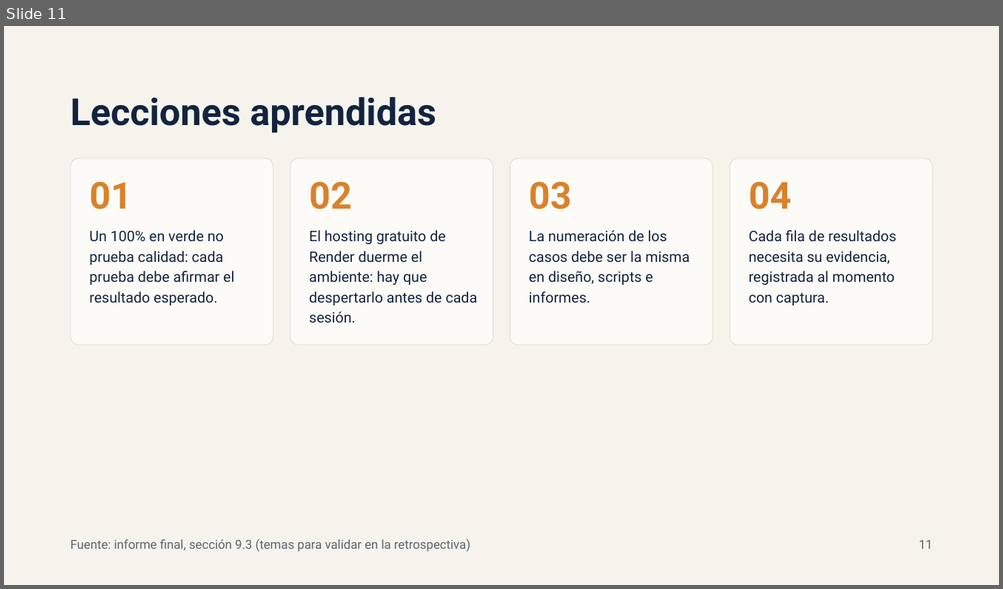
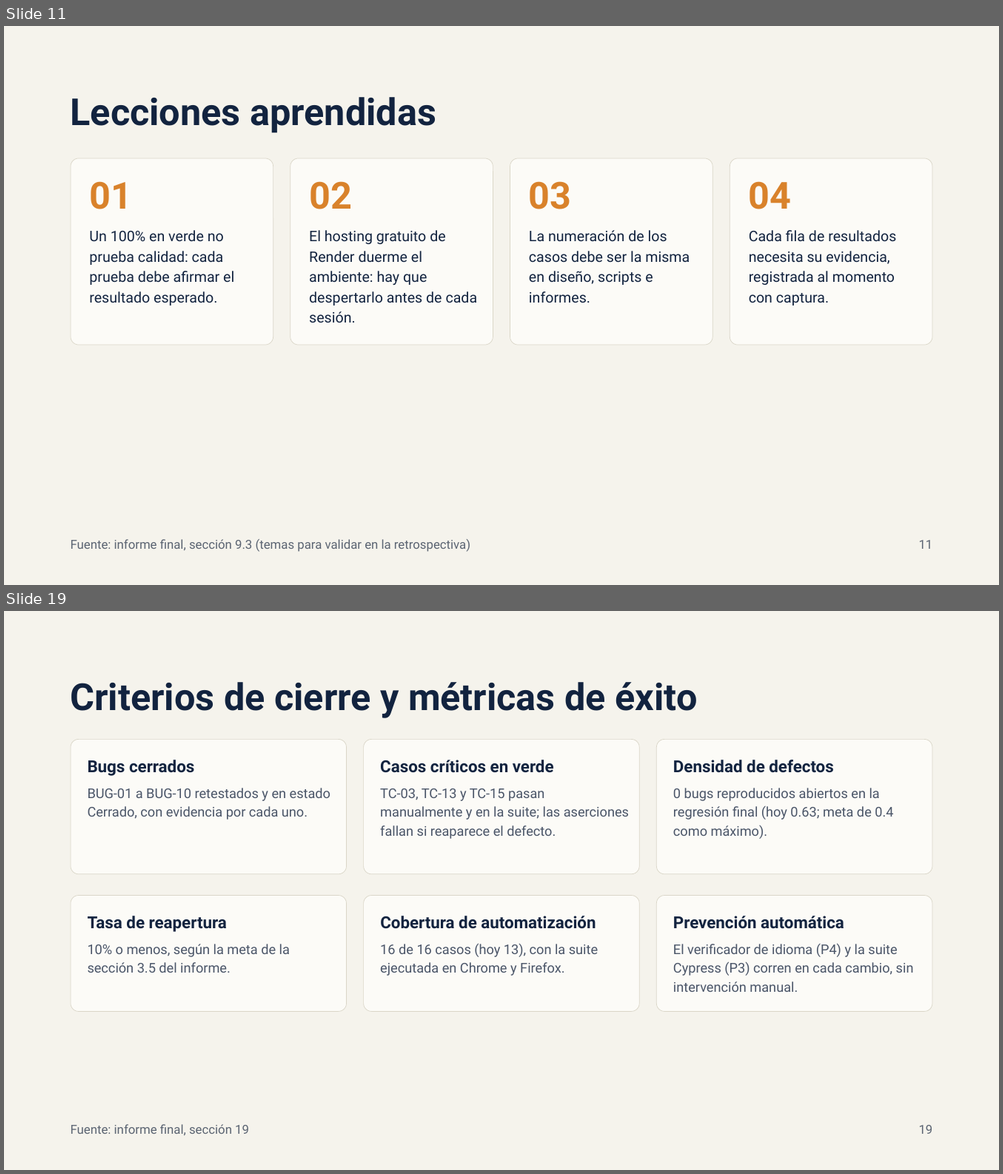
Before and after one commit to csc-neo/proyecto-final-qa, a slide deck: presentacion/QA FrontAccounting 2.4.20 — Resumen ejecutivo.pptx. Shown one above the other, each under a label of ours: slide 11 before the commit, slides 11 and 19 after it; the slides between them are not shown. The pictures are 1003x589 and 1003x1174 pixels, drawn with LibreOffice and Linux fonts; fonts in the diff are those of the drawing. Boxes give left, top, right and bottom in pixels: in the first picture for what was removed or moved away, otherwise in the second. Text is boxed around its words. In the diff, an @@ line names an element or a change of style, - is before the commit and + after.

```diff
--- a/presentacion/QA FrontAccounting 2.4.20 — Resumen ejecutivo.pptx
+++ b/presentacion/QA FrontAccounting 2.4.20 — Resumen ejecutivo.pptx
@@ slide 19 added at (x1=4, y1=611, x2=999, y2=1170), background #F5F3EC @@
@@ title added at (x1=71, y1=682, x2=697, y2=718), 36 pt, text #12233F, bold @@
+Criterios de cierre y métricas de éxito
@@ rounded rectangle added at (x1=71, y1=739, x2=347, y2=874), fill #FCFBF7, outline #DAD6C8 0.5 pt @@
@@ rounded rectangle added at (x1=364, y1=739, x2=640, y2=874), fill #FCFBF7, outline #DAD6C8 0.5 pt @@
@@ rounded rectangle added at (x1=656, y1=739, x2=932, y2=874), fill #FCFBF7, outline #DAD6C8 0.5 pt @@
@@ text added at (x1=88, y1=760, x2=194, y2=776), 16 pt, text #12233F, bold @@
+Bugs cerrados
@@ text added at (x1=380, y1=760, x2=554, y2=773), 16 pt, text #12233F, bold @@
+Casos críticos en verde
@@ text added at (x1=673, y1=760, x2=833, y2=773), 16 pt, text #12233F, bold @@
+Densidad de defectos
@@ text added at (x1=88, y1=788, x2=330, y2=820), 13 pt, text #4A5568 @@
+BUG-01 a BUG-10 retestados y en estado Cerrado, con evidencia por cada uno.
@@ text added at (x1=673, y1=788, x2=893, y2=839), 13 pt, text #4A5568 @@
+0 bugs reproducidos abiertos en la regresión final (hoy 0.63; meta de 0.4 como máximo).
@@ text added at (x1=380, y1=789, x2=629, y2=839), 13 pt, text #4A5568 @@
+TC-03, TC-13 y TC-15 pasan manualmente y en la suite; las aserciones fallan si reaparece el defecto.
@@ rounded rectangle added at (x1=71, y1=895, x2=347, y2=1011), fill #FCFBF7, outline #DAD6C8 0.5 pt @@
@@ rounded rectangle added at (x1=364, y1=895, x2=640, y2=1011), fill #FCFBF7, outline #DAD6C8 0.5 pt @@
@@ rounded rectangle added at (x1=656, y1=895, x2=932, y2=1011), fill #FCFBF7, outline #DAD6C8 0.5 pt @@
@@ text added at (x1=88, y1=916, x2=227, y2=932), 16 pt, text #12233F, bold @@
+Tasa de reapertura
@@ text added at (x1=380, y1=916, x2=595, y2=929), 16 pt, text #12233F, bold @@
+Cobertura de automatización
@@ text added at (x1=673, y1=916, x2=844, y2=929), 16 pt, text #12233F, bold @@
+Prevención automática
@@ text added at (x1=380, y1=943, x2=597, y2=976), 13 pt, text #4A5568 @@
+16 de 16 casos (hoy 13), con la suite ejecutada en Chrome y Firefox.
@@ text added at (x1=673, y1=943, x2=913, y2=992), 13 pt, text #4A5568 @@
+El verificador de idioma (P4) y la suite Cypress (P3) corren en cada cambio, sin intervención manual.
@@ text added at (x1=88, y1=944, x2=290, y2=973), 13 pt, text #4A5568 @@
+10% o menos, según la meta de la sección 3.5 del informe.
@@ text added at (x1=71, y1=1125, x2=249, y2=1136), 12 pt, text #5B6472 @@
+Fuente: informe final, sección 19
@@ text added at (x1=919, y1=1125, x2=933, y2=1134), 12 pt, text #5B6472 @@
+19
```
Also in this commit, not shown: 1 slide changed, 8 other slides added.
